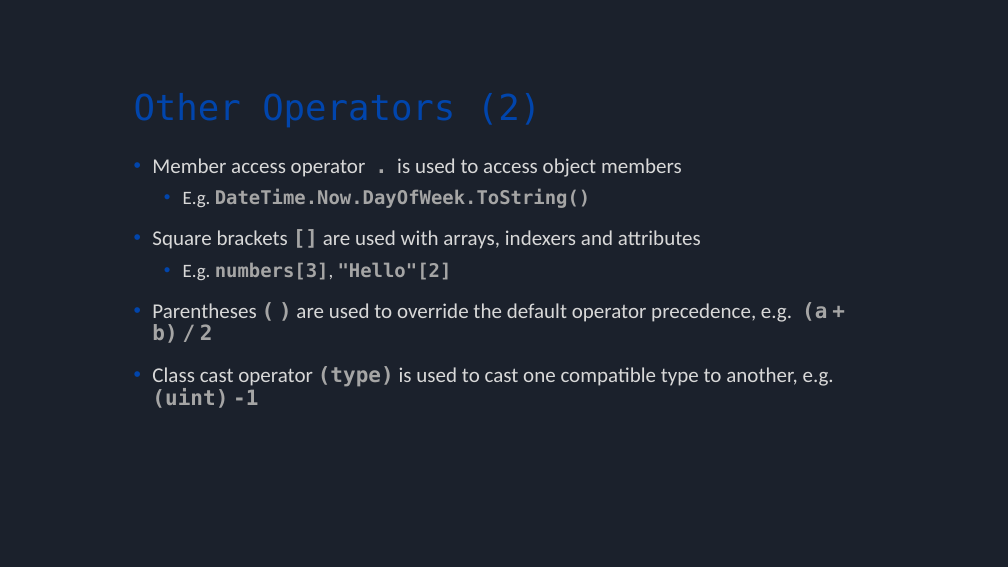
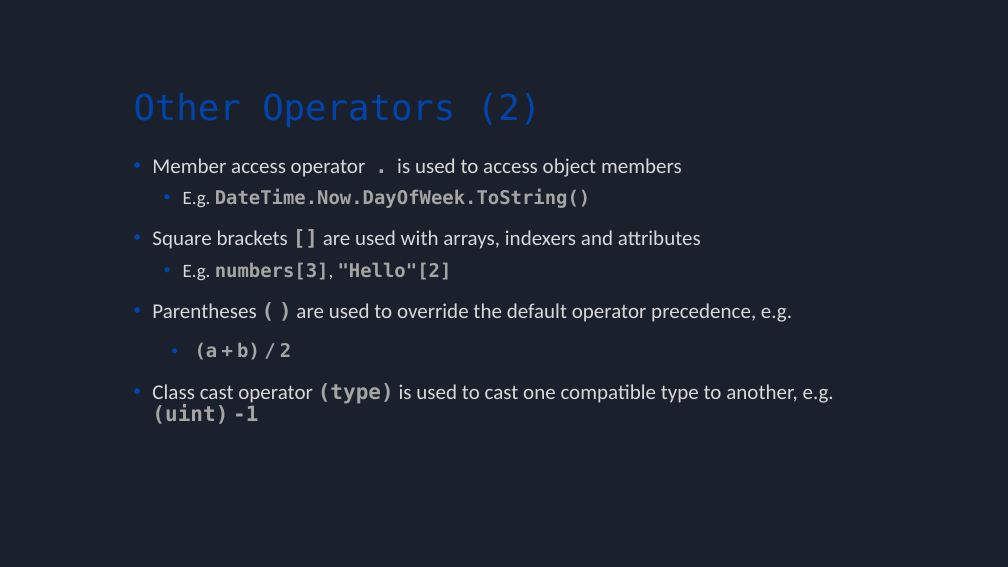
Before and after one commit to bulhard/Introduction-to-programming, a slide deck: slide 22 of Presentations/Lesson 02 Operators and Expressions.pptx. Drawn at 1008x567 pixels with LibreOffice and Linux fonts; fonts in the diff are those of the drawing. Boxes give left, top, right and bottom in pixels: in the first picture for what was removed or moved away, otherwise in the second. Text is boxed around its words. In the diff, an @@ line names an element or a change of style, - is before the commit and + after.

```diff
--- a/Presentations/Lesson 02 Operators and Expressions.pptx
+++ b/Presentations/Lesson 02 Operators and Expressions.pptx
@@ text at box(152, 303, 792, 360): text changed @@
-• Parentheses ( ) are used to override the default operator precedence, e.g. (a + b) / 2
+• Parentheses ( ) are used to override the default operator precedence, e.g.
+  • (a + b) / 2
```
Also in this commit, not shown: 5 other slides changed, 55 other files.
